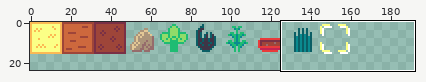
File history of a pixel-art file, spritesheet.aseprite. Above, an overview of the earlier version with the close-up marked.
Close-up. Before the edit:
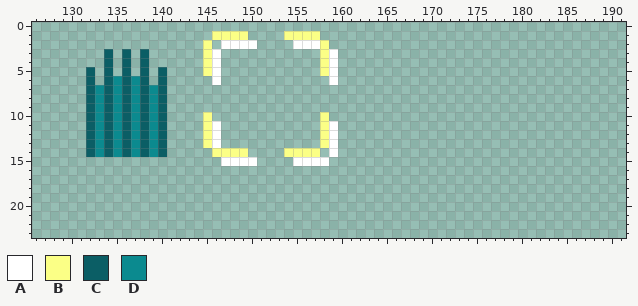
256x256 pixels, 1 frame. Shown: x 126..191, y 0..23. The wide view leaves out empty margins.
Palette (. is transparent): A #ffffff  B #fbff86  C #0b5e65  D #0b8a8f
Pixels before, first column x 132:
 1 ..............BBBB....BBBB..
 2 .............B.AAAA....AAAB.
 3 ..C.C.C......BA...........BA
 4 ..C.C.C......BA...........BA
 5 C.C.C.C.C....BA...........BA
 6 C.CDCDC.C.....A............A
 7 CDCDCDCDC...................
 8 CDCDCDCDC...................
 9 CDCDCDCDC...................
10 CDCDCDCDC....B............B.
11 CDCDCDCDC....BA...........BA
12 CDCDCDCDC....BA...........BA
13 CDCDCDCDC....BA...........BA
14 CDCDCDCDC.....BBBB....BBBB.A
15 ...............AAAA....AAAA.
Now the later version:
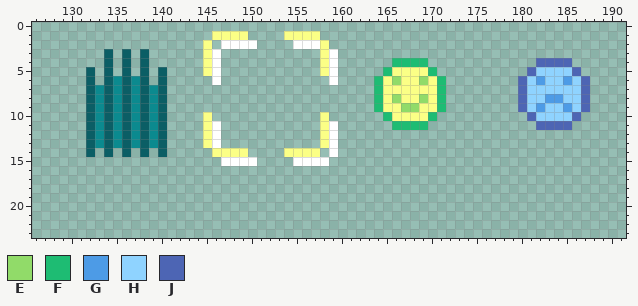
Colours new in this view: E #91db69  F #1ebc73  G #4d9be6  H #8fd3ff  J #4d65b4
Diff:
{"y":4,"x":166,"old":"....","new":"FFFF"}
{"y":4,"x":182,"old":"....","new":"JJJJ"}
{"y":5,"x":165,"old":"......","new":"FBBBBF"}
{"y":5,"x":181,"old":"......","new":"JHHHHJ"}
{"y":6,"x":164,"old":"........","new":"FBEBBEBF"}
{"y":6,"x":180,"old":"........","new":"JHGHHGHJ"}
{"y":7,"x":164,"old":"........","new":"FBBBBBBF"}
{"y":7,"x":180,"old":"........","new":"JHHHHHHJ"}
{"y":8,"x":164,"old":"........","new":"FBEBBEBF"}
{"y":8,"x":180,"old":"........","new":"JHHGGHHJ"}
{"y":9,"x":164,"old":"........","new":"FBBEEBBF"}
{"y":9,"x":180,"old":"........","new":"JHGHHGHJ"}
{"y":10,"x":165,"old":"......","new":"FBBBBF"}
{"y":10,"x":181,"old":"......","new":"JHHHHJ"}
{"y":11,"x":166,"old":"....","new":"FFFF"}
{"y":11,"x":182,"old":"....","new":"JJJJ"}
{"y":14,"x":133,"old":"D","new":"."}
{"y":14,"x":135,"old":"D","new":"."}
{"y":14,"x":137,"old":"D","new":"."}
{"y":14,"x":139,"old":"D","new":"."}
